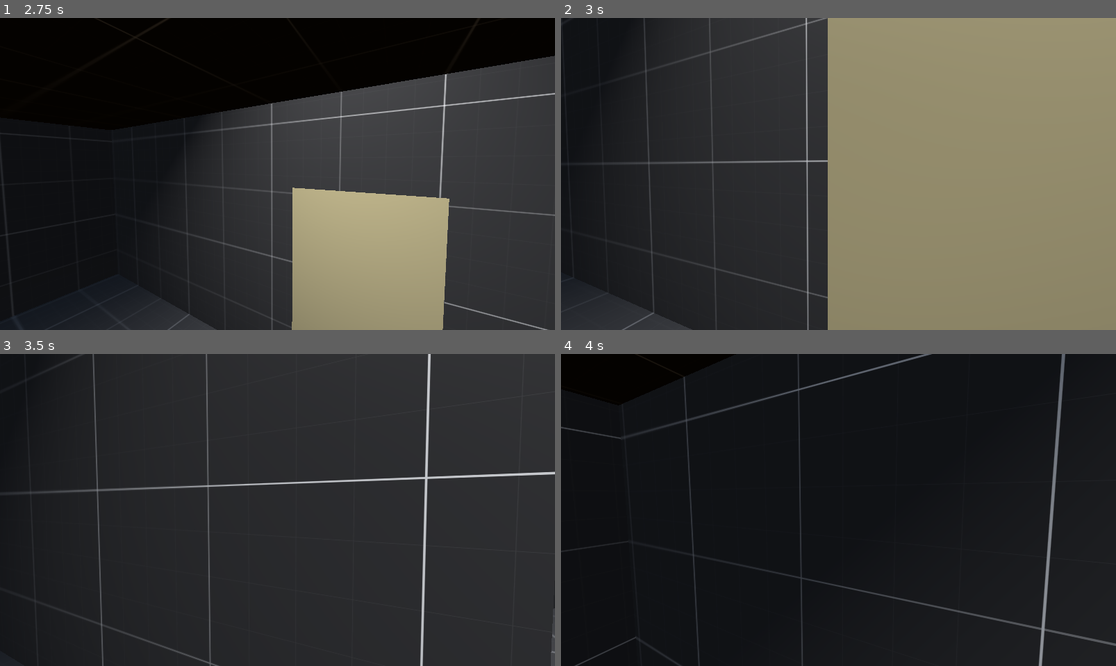
Above: before the commit, frames 1-4 (two rows, left to right).
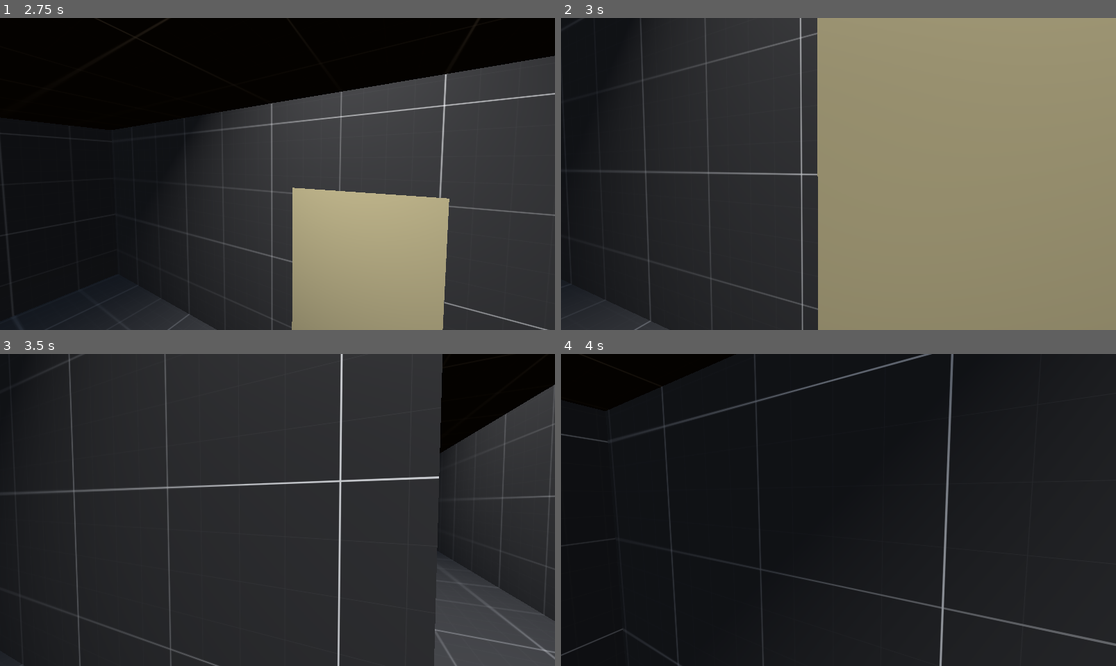
Above: after the commit, the same moments.

Repository: ToyaDR/escape-room
Game: Godot game, scene res://manager-scene.tscn
Two runs of this game, one before a commit and one after it. Both use one fixed random seed, a clock stepped at 60 frames per second and the inputs below.
Inputs (mouse positions are in pixels of both pictures, inside the frame that each line leads up to):
- Up to frame 1 (2.75 s): click (277, 174) at 0.52 s; type "Alex" at 0.6 s; tap Enter (ui_accept) at 1.25, 1.52, 2.27 s; move the mouse to (399, 158) at 1.27 s; hold Right (ui_right) 1.28-2.03 s; click (399, 158) at 1.35 s; move the mouse to (249, 174) at 2.02 s; hold Up (ui_up) from 2.03 s (still down); click (249, 174) at 2.1 s
- Up to frame 2 (3 s): keep holding Up (ui_up); move the mouse to (849, 167) at 2.77 s; click (849, 167) at 2.85 s
- Up to frame 3 (3.5 s): keep holding Up (ui_up)
- Up to frame 4 (4 s): keep holding Up (ui_up); move the mouse to (832, 516) at 3.52 s; click (832, 516) at 3.6 s; tap Enter (ui_accept) at 3.77 s

Frame 1 is identical in both runs. In frame 2, 4.0% of the frame differs, in the area x 0-49%, y 0-100%; in frame 3, 9.8%, in the area x 3-100%, y 0-100%; in frame 4, 2.0%.
Error after the commit: Invalid access to property or key 'update_inventory' on a base object of type 'StaticBody3D (doorInteract.gd)'. (res://player.gd:69)

Commit message:
Update inventory dictionary

Diff:
--- a/inventoryItem.gd
+++ b/inventoryItem.gd
@@ -9,7 +9,7 @@
 var item_name
 var item_ui_node: Sprite2D
 
-var free_after_interact = true
+var update_inventory = true
 
 func interact() -> void:
 	print(item_name + " hit")
--- a/player.gd
+++ b/player.gd
@@ -66,6 +66,8 @@
 			just_interacted = true
 			if interact.has_method("interact"):
 				interact.interact()
+				if (interact.update_inventory):
+					inventory[interact.item_name] = true
 			elif (interact is RigidBody3D):
 				if (carried_object == null):
 					carried_object = interact
